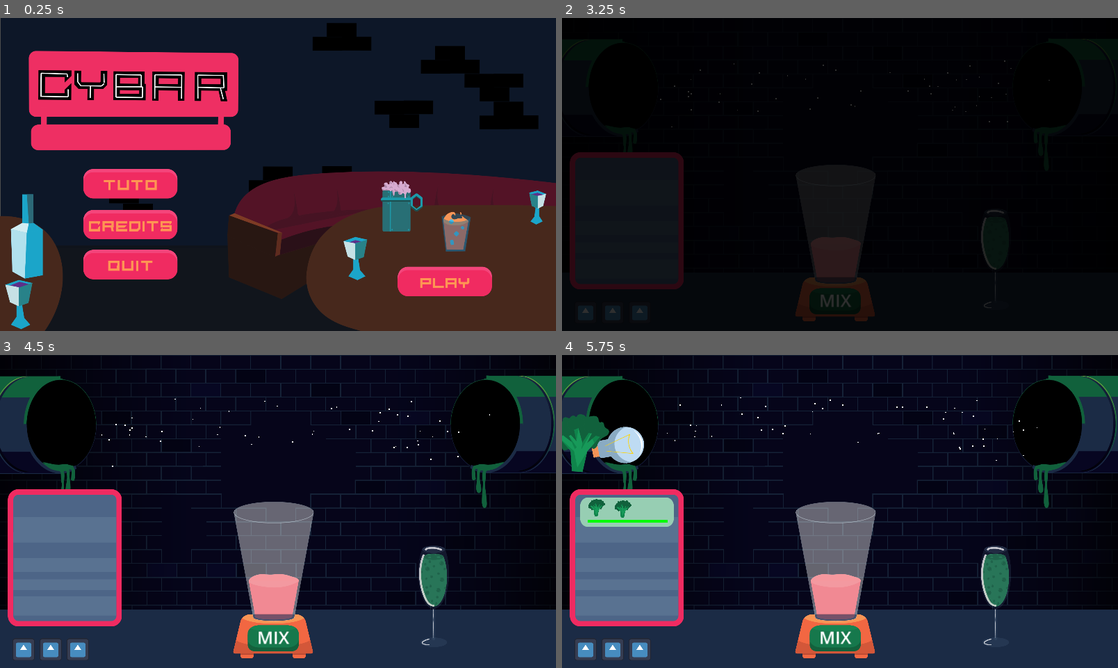
Above: before the commit, frames 1-4 (two rows, left to right).
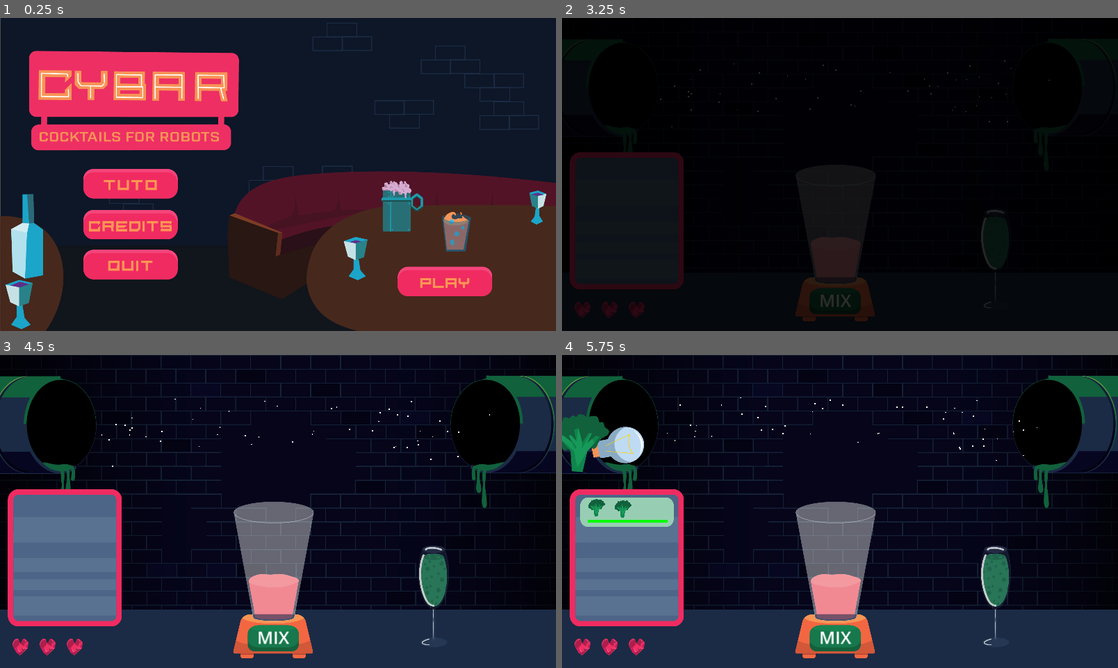
Above: after the commit, the same moments.

Repository: Daxidz/orbital-5-cyberpunk
Game: Godot game, scene res://src/scene_manager.tscn
Same seed, same stepped clock (60 frames per second), same inputs: the game is played once before the commit and once after it. The engine's default icon, where the game draws it, is replaced by a stand-in: a white triangle on a blue panel in a dark square.
Inputs (mouse positions are in pixels of both pictures, inside the frame that each line leads up to):
- Up to frame 1 (0.25 s): no input
- Up to frame 2 (3.25 s): click (1006, 280) at 0.5 s; click (1006, 280) at 1.25 s; click (689, 183) at 2 s; move the mouse to (962, 158) at 2.77 s; press the mouse at (962, 158) at 2.78 s
- Up to frame 3 (4.5 s): release the mouse at (400, 495) at 3.5 s; click (272, 636) at 3.5 s; click (272, 636) at 4.25 s
- Up to frame 4 (5.75 s): click (834, 636) at 5 s

The runs differ from the first frame. In frame 1, 7.1% of the frame differs, in the area x 0-99%, y 1-100%; in frame 2, 0.2%; in frame 3, 0.7%; in frame 4, 0.7%.

Commit message:
Almost good

Diff:
--- /dev/null
+++ b/res/img/ui/vie.svg
@@ -0,0 +1,103 @@
+<?xml version="1.0" encoding="UTF-8"?>
+<svg id="Layer_1" data-name="Layer 1" xmlns="http://www.w3.org/2000/svg" viewBox="0 0 91.66 99.31">
+  <defs>
+    <style>
+      .cls-1 {
+        fill: #ef8ab0;
+      }
+
+      .cls-2 {
+        fill: #d11d5c;
+      }
+
+      .cls-3 {
+        fill: #7d1e3d;
+      }
+
+      .cls-4 {
+        fill: #af1e4c;
+      }
+
+      .cls-5 {
+        fill: #cc1d5e;
+      }
+
+      .cls-6 {
+        fill: #ee2f63;
+      }
+
+      .cls-7 {
+        fill: none;
+        stroke: #c42151;
+        stroke-miterlimit: 10;
+      }
+    </style>
+  </defs>
+  <polygon class="cls-6" points="22.53 81.96 0 40.83 2.42 23.59 9.53 9.83 23.44 0 35.08 4.54 45.06 30.55 56.71 8.47 64.72 .45 73.64 3.93 91.64 22.23 88.16 55.65 43.1 99.2 22.53 81.96"/>
+  <polygon class="cls-4" points="9.14 57.37 24.57 50.86 38.51 35.66 42.17 22.51 35.09 4.34 29.26 10.06 16.23 14.29 2.4 23.77 .23 41.03 9.14 57.37"/>
+  <polygon class="cls-4" points="22.4 81.6 35.77 80.91 49.83 75.89 55.77 57.03 73.37 59.77 77.03 66.17 43.2 99.31 22.4 81.6"/>
+  <polygon class="cls-4" points="45.14 30.29 65.03 44.46 82.86 20.69 67.2 8 56.69 8.34 45.14 30.29"/>
+  <line class="cls-7" x1="24.46" y1="50.86" x2="9.03" y2="57.37"/>
+  <line class="cls-7" x1="24.46" y1="50.86" x2="38.4" y2="35.66"/>
+  <line class="cls-7" x1="42.06" y1="22.51" x2="38.29" y2="36.23"/>
+  <line class="cls-7" x1="2.29" y1="23.77" x2="16.46" y2="13.94"/>
+  <line class="cls-7" x1="29.14" y1="10.06" x2="16.46" y2="13.94"/>
+  <line class="cls-7" x1="34.97" y1="4.34" x2="29.14" y2="10.06"/>
+  <line class="cls-7" x1="45.14" y1="30.29" x2="65.26" y2="44.8"/>
+  <line class="cls-7" x1="82.86" y1="20.69" x2="65.03" y2="44.46"/>
+  <line class="cls-7" x1="66.74" y1="7.77" x2="83.2" y2="20.91"/>
+  <line class="cls-7" x1="56.69" y1="8.34" x2="66.74" y2="7.77"/>
+  <line class="cls-7" x1="22.4" y1="81.6" x2="35.77" y2="80.91"/>
+  <line class="cls-7" x1="50.4" y1="75.43" x2="35.77" y2="80.91"/>
+  <line class="cls-7" x1="55.66" y1="56.69" x2="49.94" y2="75.54"/>
+  <line class="cls-7" x1="73.37" y1="59.77" x2="55.77" y2="57.03"/>
+  <line class="cls-7" x1="77.03" y1="66.17" x2="72.91" y2="59.54"/>
+  <polygon class="cls-2" points="91.66 22.06 73.94 47.54 88.11 55.77 91.66 22.06"/>
+  <polygon class="cls-2" points="8.91 57.49 24.23 51.43 37.03 79.54 35.89 80.23 22.06 81.14 8.91 57.49"/>
+  <ellipse class="cls-3" cx="28.63" cy="50.8" rx=".97" ry=".91"/>
+  <ellipse class="cls-3" cx="12.4" cy="58.97" rx=".97" ry=".91"/>
+  <ellipse class="cls-3" cx="23.54" cy="54.63" rx=".97" ry=".91"/>
+  <ellipse class="cls-3" cx="23.49" cy="78.91" rx=".97" ry=".91"/>
+  <ellipse class="cls-3" cx="37.89" cy="82.69" rx=".97" ry=".91"/>
+  <ellipse class="cls-3" cx="33.71" cy="78.17" rx=".97" ry=".91"/>
+  <ellipse class="cls-3" cx="15.6" cy="17.09" rx=".97" ry=".91"/>
+  <ellipse class="cls-3" cx="39.14" cy="38.69" rx=".97" ry=".91"/>
+  <ellipse class="cls-3" cx="64.4" cy="40.63" rx=".97" ry=".91"/>
+  <ellipse class="cls-3" cx="78.34" cy="21.2" rx=".97" ry=".91"/>
+  <ellipse class="cls-3" cx="57.09" cy="60.06" rx=".97" ry=".91"/>
+  <ellipse class="cls-3" cx="71.6" cy="62.23" rx=".97" ry=".91"/>
+  <ellipse class="cls-3" cx="52.74" cy="74.69" rx=".97" ry=".91"/>
+  <ellipse class="cls-3" cx="49.09" cy="79.14" rx=".97" ry=".91"/>
+  <ellipse class="cls-3" cx="26" cy="83.37" rx=".97" ry=".91"/>
+  <ellipse class="cls-3" cx="9.54" cy="53.66" rx=".97" ry=".91"/>
+  <ellipse class="cls-3" cx="21.89" cy="48.29" rx=".97" ry=".91"/>
+  <ellipse class="cls-3" cx="24.86" cy="45.66" rx=".97" ry=".91"/>
+  <ellipse class="cls-3" cx="30.11" cy="6.06" rx=".97" ry=".91"/>
+  <ellipse class="cls-3" cx="32.06" cy="10.46" rx=".97" ry=".91"/>
+  <ellipse class="cls-3" cx="28.4" cy="12.86" rx=".97" ry=".91"/>
+  <ellipse class="cls-3" cx="18.69" cy="15.6" rx=".97" ry=".91"/>
+  <ellipse class="cls-3" cx="13.43" cy="12.74" rx=".97" ry=".91"/>
+  <ellipse class="cls-3" cx="17.89" cy="11.03" rx=".97" ry=".91"/>
+  <ellipse class="cls-3" cx="26.69" cy="8.29" rx=".97" ry=".91"/>
+  <ellipse class="cls-3" cx="35.14" cy="35.6" rx=".97" ry=".91"/>
+  <ellipse class="cls-3" cx="40.97" cy="33.83" rx=".97" ry=".91"/>
+  <ellipse class="cls-3" cx="37.2" cy="31.6" rx=".97" ry=".91"/>
+  <ellipse class="cls-3" cx="78.46" cy="47.6" rx=".97" ry=".91"/>
+  <ellipse class="cls-3" cx="86.46" cy="52.74" rx=".97" ry=".91"/>
+  <ellipse class="cls-3" cx="64.51" cy="10.11" rx=".97" ry=".91"/>
+  <ellipse class="cls-3" cx="58.57" cy="10.11" rx=".97" ry=".91"/>
+  <polygon class="cls-5" points="66.74 7.31 73.6 4 64.57 .46 57.26 7.66 66.74 7.31"/>
+  <polygon class="cls-1" points="20.69 14.29 20.46 15.89 26.29 13.71 25.83 12.8 20.69 14.29"/>
+  <polygon class="cls-1" points="77.16 23.25 65.68 38.13 66.38 38.91 78.01 23.82 77.16 23.25"/>
+  <polyline class="cls-1" points="68.11 11.2 67.43 12.23 76.46 18.74 77.14 17.94 67.66 11.2"/>
+  <polygon class="cls-2" points="59.43 7.31 60.46 7.2 65.83 1.83 64.69 1.26 59.43 7.31"/>
+  <polygon class="cls-1" points="33.83 8 34.86 6.17 35.2 6.74 34.06 8.8 33.83 8"/>
+  <polygon class="cls-1" points="53.14 71.77 56 61.71 56.69 61.83 54.06 72.34 53.37 72.23 53.14 71.77"/>
+  <polygon class="cls-1" points="59.66 59.43 69.37 61.14 69.49 62.29 59.31 60.11 59.66 59.43"/>
+  <polygon class="cls-1" points="42.86 97.03 43.43 97.71 74.4 67.77 73.14 66.63 42.86 97.03"/>
+  <polygon class="cls-1" points="25.94 52.8 37.14 77.71 40.34 76.91 25.94 52.8"/>
+  <polygon class="cls-1" points="56.69 55.43 73.14 57.83 82.74 54.06 73.03 56.69 56.69 55.43"/>
+  <polygon class="cls-1" points="68.23 7.54 73.26 4.8 80.11 11.2 73.03 5.83 68.23 7.54"/>
+  <path class="cls-1" d="m47.89,73.6l-7.54,3.31-1.37-2.51s8.46-.69,8.91-.8Z"/>
+  <path class="cls-1" d="m1.14,39.54s1.83-14.4,2.17-14.4,8.91-6.06,8.91-6.06l-7.66,6.86-3.43,13.6Z"/>
+</svg>
--- a/src/menu.tscn
+++ b/src/menu.tscn
@@ -1,8 +1,8 @@
 [gd_scene load_steps=16 format=3 uid="uid://cpgpja6fetd2t"]
 
-[ext_resource type="Texture2D" uid="uid://b1mwi37jchfwm" path="res://res/img/ui/menu.svg" id="1_72a0u"]
 [ext_resource type="Script" path="res://src/menu.gd" id="1_lh8qb"]
 [ext_resource type="Texture2D" uid="uid://bi6lcq37gmd1y" path="res://res/img/ui/buttons/buttonPlay.svg" id="2_bh86d"]
+[ext_resource type="Texture2D" uid="uid://c7fs5l6r3qbpn" path="res://res/img/ui/menu.png" id="2_p2rel"]
 [ext_resource type="Texture2D" uid="uid://bhvwqoyajyxre" path="res://res/img/ui/buttons/buttonPlayPush.svg" id="3_snu3i"]
 [ext_resource type="Texture2D" uid="uid://cdvrcv5j7d5mf" path="res://res/img/ui/buttons/buttonPlayHover.svg" id="4_cph5v"]
 [ext_resource type="Texture2D" uid="uid://dptsbila3q285" path="res://res/img/ui/buttons/buttonTuto.svg" id="5_8u0tt"]
@@ -20,7 +20,7 @@
 script = ExtResource("1_lh8qb")
 
 [node name="Menu" type="Sprite2D" parent="."]
-texture = ExtResource("1_72a0u")
+texture = ExtResource("2_p2rel")
 centered = false
 
 [node name="Play" type="TextureButton" parent="Menu"]
--- a/src/scene_manager.gd
+++ b/src/scene_manager.gd
@@ -33,7 +33,6 @@
 
 
 func _on_tuto_pressed():
-
 	$AnimationPlayer.play("fade_in")
 	state = 7
 
@@ -64,6 +63,7 @@
 		elif state == 10:
 			$Tuto.visible = false
 			$DeathScreen.visible = false
+			$Menu.visible = true
 			$Credits.visible = false
 			state = 0
 			$AnimationPlayer.play("fade_out")
@@ -85,6 +85,7 @@
 		elif state == 3:
 			$DeathScreen.visible = false
 			$AnimationPlayer.play("fade_out")
+			$Menu.visible = true
 			state = 10
 
 		elif state == 7:
--- a/src/scene_manager.tscn
+++ b/src/scene_manager.tscn
@@ -2,12 +2,12 @@
 
 [ext_resource type="Script" path="res://src/scene_manager.gd" id="1_inxua"]
 [ext_resource type="PackedScene" uid="uid://cpgpja6fetd2t" path="res://src/menu.tscn" id="2_fhx1r"]
-[ext_resource type="Texture2D" uid="uid://bnyf6yx7oiyw5" path="res://res/img/ui/gameover.svg" id="3_dy8yw"]
+[ext_resource type="Texture2D" uid="uid://cewo7x4synh7u" path="res://res/img/ui/gameover.png" id="3_msxdo"]
 [ext_resource type="Texture2D" uid="uid://cv0h1swlp5rdf" path="res://res/img/ui/buttons/buttonMenu.svg" id="4_amn1g"]
 [ext_resource type="Texture2D" uid="uid://by507oo451gwm" path="res://res/img/ui/buttonMenuPush.png" id="5_8jeyd"]
 [ext_resource type="Texture2D" uid="uid://cr0r0qdlpfsci" path="res://res/img/ui/buttonMenuHover.svg" id="6_dekn1"]
 [ext_resource type="Texture2D" uid="uid://dg6knhop0kkjs" path="res://res/img/ui/tuto.png" id="7_u641i"]
-[ext_resource type="Texture2D" uid="uid://bg6c4hab1m8l4" path="res://res/img/ui/credits.svg" id="8_5g0dk"]
+[ext_resource type="Texture2D" uid="uid://r4g7iaprgyx3" path="res://res/img/ui/credits.png" id="8_nvews"]
 
 [sub_resource type="Animation" id="Animation_dbpmi"]
 resource_name = "fade_in"
@@ -83,9 +83,9 @@
 visible = false
 
 [node name="Sprite2D" type="Sprite2D" parent="DeathScreen"]
-position = Vector2(1, -22)
-scale = Vector2(1.01, 1.01)
-texture = ExtResource("3_dy8yw")
+position = Vector2(-3, -7)
+scale = Vector2(0.47866, 0.473887)
+texture = ExtResource("3_msxdo")
 centered = false
 
 [node name="ReturnMenuButton" type="TextureButton" parent="DeathScreen"]
@@ -109,7 +109,7 @@
 [node name="Credits" type="TextureRect" parent="."]
 visible = false
 mouse_filter = 2
-texture = ExtResource("8_5g0dk")
+texture = ExtResource("8_nvews")
 
 [node name="ColorRect" type="ColorRect" parent="."]
 visible = false
--- a/src/score_manager.tscn
+++ b/src/score_manager.tscn
@@ -3,7 +3,7 @@
 [ext_resource type="Script" path="res://src/score_manager.gd" id="1_blcx3"]
 [ext_resource type="FontFile" uid="uid://cjrpxkeokkqfm" path="res://res/fonts/Industry/Industry-Bold.ttf" id="2_gy3jw"]
 [ext_resource type="AudioStream" uid="uid://hpuneixalorh" path="res://res/sounds/error_01.wav" id="3_uwgh3"]
-[ext_resource type="Texture2D" uid="uid://b2wk70bgifw7o" path="res://icon.svg" id="3_nv4vd"]
+[ext_resource type="Texture2D" uid="uid://bpjpqp7474o3f" path="res://res/img/ui/vie.svg" id="4_5qsx2"]
 
 [sub_resource type="LabelSettings" id="LabelSettings_fi3f6"]
 font = ExtResource("2_gy3jw")
@@ -27,20 +27,18 @@
 stream = ExtResource("3_uwgh3")
 volume_db = -20.0
 
-
 [node name="Heart1" type="Sprite2D" parent="."]
-visible = false
-texture = ExtResource("3_nv4vd")
+texture = ExtResource("4_5qsx2")
 centered = false
 
 [node name="Heart2" type="Sprite2D" parent="."]
 visible = false
-texture = ExtResource("3_nv4vd")
+texture = ExtResource("4_5qsx2")
 centered = false
 offset = Vector2(156, 0)
 
 [node name="Heart3" type="Sprite2D" parent="."]
 visible = false
-texture = ExtResource("3_nv4vd")
+texture = ExtResource("4_5qsx2")
 centered = false
 offset = Vector2(312, 0)
Binary file added: res/img/ui/credits.png
Not shown, added: res/img/ui/credits.png.import
Binary file added: res/img/ui/gameover.png
Not shown, added: res/img/ui/gameover.png.import
Binary file added: res/img/ui/menu.png
Not shown, added: res/img/ui/menu.png.import
Not shown, added: res/img/ui/vie.svg.import
